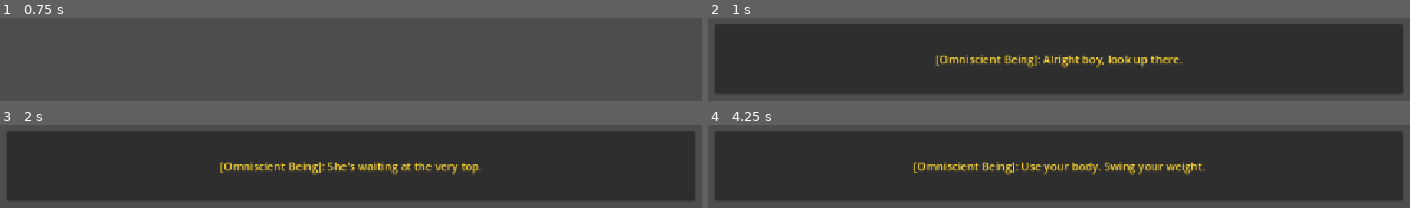
Above: before the commit, frames 1-4 (two rows, left to right).
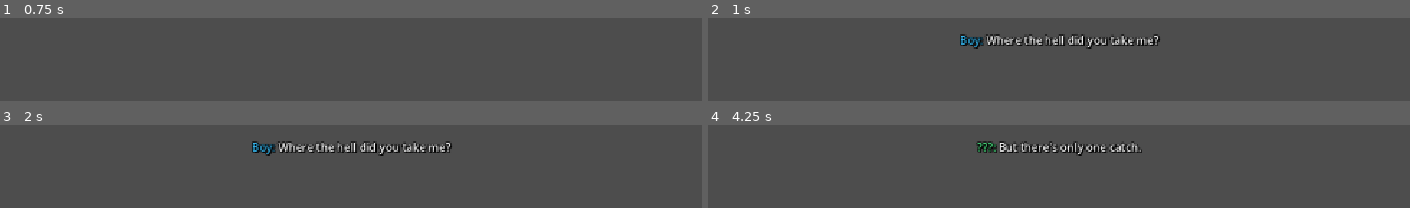
Above: after the commit, the same moments.

Repository: average4136/head-over-heels-game
Game: Godot game, scene res://Scenes/Objects/level_narration.tscn
Two runs of this game, one before a commit and one after it. Both use one fixed random seed, a clock stepped at 60 frames per second and the inputs below. This scene is started directly instead of the project's main scene.
Inputs:
- Up to frame 1 (0.75 s): tap Enter (ui_accept) at 0.5 s; hold D (move_right) from 0.53 s (still down)
- Up to frame 2 (1 s): keep holding D (move_right); tap Space (jump) at 0.77 s
- Up to frame 3 (2 s): keep holding D (move_right); tap Enter (ui_accept) at 1.25 s; tap Space (jump) at 1.52 s
- Up to frame 4 (4.25 s): release D (move_right) at 2.03 s; hold A (move_left) 2.03-2.78 s; tap Enter (ui_accept) at 2.75, 3.5 s; hold D (move_right) from 2.78 s (still down); tap Space (jump) at 3.02, 3.77 s

Frame 1 is identical in both runs. In frame 2, 80% of the frame differs, in the area x 0-100%, y 7-91%; in frame 3, 80%; in frame 4, 80%.

Commit message:
Cutscene and prelude updates

Diff:
--- a/Scenes/Cutscenes/opening_cutscene.tscn
+++ b/Scenes/Cutscenes/opening_cutscene.tscn
@@ -6,3 +6,19 @@
 [node name="CutscenePlayer" unique_id=1560959999 instance=ExtResource("1_bt1fc")]
 script = ExtResource("2_418q2")
 next_scene_path = "res://Scenes/prelude.tscn"
+
+[node name="CardText" parent="." index="2" unique_id=1812275407]
+anchors_preset = 12
+anchor_left = 0.0
+anchor_top = 1.0
+anchor_right = 1.0
+anchor_bottom = 1.0
+offset_left = 3.0
+offset_top = -78.0
+offset_right = 3.0
+offset_bottom = -33.0
+grow_vertical = 0
+theme_override_colors/font_shadow_color = Color(0, 0, 0, 0.627451)
+theme_override_colors/font_outline_color = Color(0, 0, 0, 1)
+theme_override_constants/shadow_offset_x = 2
+theme_override_constants/outline_size = 8
--- a/Scripts/dialogue_manager.gd
+++ b/Scripts/dialogue_manager.gd
@@ -4,8 +4,7 @@
 signal all_dialogue_finished
 
 var voice_player: AudioStreamPlayer
-var subtitle_box: PanelContainer
-var subtitle_label: Label
+var subtitle_label: RichTextLabel
 
 var line_queue: Array[Dictionary] = []
 var is_playing: bool = false
@@ -14,26 +13,41 @@
 	layer = 100 # Draws on top of everything
 
 	voice_player = AudioStreamPlayer.new()
+
+	# Verify that the "Voice" bus actually exists before setting it
+	if AudioServer.get_bus_index("Voice") != -1:
+		voice_player.bus = "Voice"
+	else:
+		push_warning("DialogueManager: Bus 'Voice' not found in Audio tab! Falling back to Master.")
+		voice_player.bus = "Master"
+
 	add_child(voice_player)
 
-	# Subtitle box styling
-	subtitle_box = PanelContainer.new()
-	subtitle_box.set_anchors_preset(Control.PRESET_BOTTOM_WIDE)
-	subtitle_box.offset_top = -130.0
-	subtitle_box.offset_bottom = -30.0
-	subtitle_box.offset_left = 80.0
-	subtitle_box.offset_right = -80.0
-	subtitle_box.visible = false
+	# Setup subtitle label
+	subtitle_label = RichTextLabel.new()
+	subtitle_label.bbcode_enabled = true
+	subtitle_label.fit_content = true
+	subtitle_label.scroll_active = false
+	subtitle_label.autowrap_mode = TextServer.AUTOWRAP_WORD
 
-	# Subtitle text styling
-	subtitle_label = Label.new()
-	subtitle_label.horizontal_alignment = HORIZONTAL_ALIGNMENT_CENTER
-	subtitle_label.vertical_alignment = VERTICAL_ALIGNMENT_CENTER
-	subtitle_label.autowrap_mode = TextServer.AUTOWRAP_WORD
-	subtitle_box.add_child(subtitle_label)
-	add_child(subtitle_box)
+	# Anchor to the bottom center of the viewport
+	subtitle_label.set_anchors_preset(Control.PRESET_BOTTOM_WIDE)
+	subtitle_label.offset_left = 120.0
+	subtitle_label.offset_right = -120.0
+	subtitle_label.offset_bottom = -45.0
+	subtitle_label.offset_top = -120.0
 
-func queue_line(speaker: String, text: String, audio: AudioStream = null, duration: float = 3.5) -> void:
+	# Text styling: Clean outline and drop shadow for maximum background contrast
+	subtitle_label.add_theme_constant_override("outline_size", 6)
+	subtitle_label.add_theme_color_override("font_outline_color", Color(0, 0, 0, 1.0))
+	subtitle_label.add_theme_constant_override("shadow_offset_x", 2)
+	subtitle_label.add_theme_constant_override("shadow_offset_y", 2)
+	subtitle_label.add_theme_color_override("font_shadow_color", Color(0, 0, 0, 0.8))
+
+	subtitle_label.visible = false
+	add_child(subtitle_label)
+
+func queue_line(speaker: String, text: String, audio: AudioStream = null, duration: float = 0.0) -> void:
 	line_queue.append({
 		"speaker": speaker,
 		"text": text,
@@ -46,31 +60,36 @@
 func _play_next() -> void:
 	if line_queue.is_empty():
 		is_playing = false
-		subtitle_box.visible = false
+		subtitle_label.visible = false
 		all_dialogue_finished.emit()
 		return
 
 	is_playing = true
 	var current = line_queue.pop_front()
 
-	# Visual formatting per speaker
-	if current["speaker"] == "narrator":
-		subtitle_label.text = "[Omniscient Being]: " + current["text"]
-		subtitle_label.modulate = Color(1.0, 0.85, 0.2) # Gold
+	# Speaker prefix colors
+	var speaker_tag: String = ""
+	if current["speaker"] == "boy":
+		speaker_tag = "[color=#38bdf8]Boy:[/color] " # Soft electric blue
+	elif current["speaker"] == "narrator":
+		speaker_tag = "[color=#4ade80]???:[/color] " # Light vibrant green
 	elif current["speaker"] == "girl":
-		subtitle_label.text = "[Girl]: " + current["text"]
-		subtitle_label.modulate = Color(1.0, 0.6, 0.8) # Pink
-	else:
-		subtitle_label.text = "[Boy]: " + current["text"]
-		subtitle_label.modulate = Color(0.9, 0.9, 1.0) # Light blue/white
+		speaker_tag = "[color=#f472b6]Girl:[/color] " # Soft pink
 
-	subtitle_box.visible = true
+	# Center aligned, colored speaker, crisp white dialogue text
+	subtitle_label.text = "[center]" + speaker_tag + "[color=#ffffff]" + current["text"] + "[/color][/center]"
+	subtitle_label.visible = true
 
 	var wait_time: float = current["duration"]
 	if current["audio"] != null:
+		print("DEBUG [DialogueManager]: Playing audio -> ", current["audio"].resource_path, " on bus -> ", voice_player.bus)
 		voice_player.stream = current["audio"]
 		voice_player.play()
 		wait_time = max(current["audio"].get_length(), wait_time)
+	else:
+		print("DEBUG [DialogueManager]: No audio passed for line: '", current["text"], "'")
+		if wait_time <= 0.0:
+			wait_time = 2.0
 
 	await get_tree().create_timer(wait_time).timeout
 	line_finished.emit(current["speaker"], current["text"])
@@ -80,4 +99,4 @@
 	voice_player.stop()
 	line_queue.clear()
 	is_playing = false
-	subtitle_box.visible = false
+	subtitle_label.visible = false
--- a/Scripts/level_narration.gd
+++ b/Scripts/level_narration.gd
@@ -1,7 +1,7 @@
 extends Node
 
 # ==============================================================================
-# PRELOADED BOY LINES (1 - 14)
+# PRELOAD BOY AUDIO (1 - 14)
 # ==============================================================================
 const BOY_1  = preload("res://Assets/downbad_voicelines/gameplay_boy_1_00086962.mp3")
 const BOY_2  = preload("res://Assets/downbad_voicelines/gameplay_boy_2_00087211.mp3")
@@ -19,7 +19,7 @@
 const BOY_14 = preload("res://Assets/downbad_voicelines/gameplay_boy_14_00091179.mp3")
 
 # ==============================================================================
-# PRELOADED NARRATOR LINES (1 - 40)
+# PRELOAD NARRATOR AUDIO (1 - 40)
 # ==============================================================================
 const NARR_1  = preload("res://Assets/downbad_voicelines/gameplay_narrator_1_00091836.mp3")
 const NARR_2  = preload("res://Assets/downbad_voicelines/gameplay_narrator_2_00092094.mp3")
@@ -51,6 +51,8 @@
 const NARR_28 = preload("res://Assets/downbad_voicelines/gameplay_narrator_28_00098129.mp3")
 const NARR_29 = preload("res://Assets/downbad_voicelines/gameplay_narrator_29_00098280.mp3")
 const NARR_30 = preload("res://Assets/downbad_voicelines/gameplay_narrator_30_00098435.mp3")
+
+# Portal ending audio lines
 const NARR_31 = preload("res://Assets/downbad_voicelines/gameplay_narrator_31_00098748.mp3")
 const NARR_32 = preload("res://Assets/downbad_voicelines/gameplay_narrator_32_00099085.mp3")
 const NARR_33 = preload("res://Assets/downbad_voicelines/gameplay_narrator_33_00099617.mp3")
@@ -62,45 +64,79 @@
 const NARR_39 = preload("res://Assets/downbad_voicelines/gameplay_narrator_39_00101179.mp3")
 const NARR_40 = preload("res://Assets/downbad_voicelines/gameplay_narrator_40_00101225.mp3")
 
-# ==============================================================================
-# EXTRA CLIPS (Optional / Easter Eggs)
-# ==============================================================================
-const SND_ALMOST_DONE = preload("res://Assets/downbad_voicelines/almost_done00102767.mp3")
-
-# ==============================================================================
-# PLAYLIST SEQUENCES
-# ==============================================================================
-# The intro climbing lines played back-to-back until the narrator wraps up:
-var intro_lines: Array[Dictionary] = [
-	{"speaker": "narrator", "audio": NARR_1, "text": "Alright boy, look up there."},
-	{"speaker": "narrator", "audio": NARR_2, "text": "She's waiting at the very top."},
-	{"speaker": "boy",      "audio": BOY_1,  "text": "How am I supposed to climb like this?"},
-	{"speaker": "narrator", "audio": NARR_3, "text": "Use your body. Swing your weight."},
-	{"speaker": "narrator", "audio": NARR_4, "text": "Good luck, boy."}
-]
-
-# Lines played when the win portal is reached:
-var ending_lines: Array[Dictionary] = [
-	{"speaker": "narrator", "audio": NARR_5, "text": "Well would you look at that. You made it."},
-	{"speaker": "boy",      "audio": BOY_2,  "text": "I... I actually reached the top!"},
-	{"speaker": "girl",     "audio": SND_ALMOST_DONE, "text": "Hey... what happened to your neck?"}
-]
-
 var portal_triggered: bool = false
 
 func _ready() -> void:
 	_hook_win_portal()
-	# Slight pause after loading before dialogue starts
-	await get_tree().create_timer(0.8).timeout
-	_play_sequence(intro_lines)
+	await get_tree().create_timer(1.0).timeout
+	_play_gameplay_intro()
 
-func _play_sequence(lines: Array[Dictionary]) -> void:
-	for line in lines:
-		# Passing 0.0 allows DialogueManager to use the audio's exact length
-		DialogueManager.queue_line(line["speaker"], line["text"], line["audio"], 0.0)
+func _play_gameplay_intro() -> void:
+	# 1. Gameplay start up to "Good luck, boy."
+	DialogueManager.queue_line("boy", "Where the hell did you take me?", BOY_1)
+	DialogueManager.queue_line("narrator", "A super secret path that will take you to that girl instantly.", NARR_1)
+	DialogueManager.queue_line("narrator", "ONCE you reach that portal.", NARR_2)
+	DialogueManager.queue_line("narrator", "But there's only one catch.", NARR_3)
+	DialogueManager.queue_line("narrator", "You have to get up there first.", NARR_4)
+	DialogueManager.queue_line("boy", "What? In this condition?", BOY_2)
+	DialogueManager.queue_line("narrator", "But of course. Nothing worth doing is easy.", NARR_5)
+	DialogueManager.queue_line("boy", "This is gonna take forever.", BOY_3)
+	DialogueManager.queue_line("narrator", "But of course.", NARR_6)
+	DialogueManager.queue_line("narrator", "Good things take time.", NARR_7)
+	DialogueManager.queue_line("boy", "You know what? You piss me off. Did you do this to me?", BOY_4)
+	DialogueManager.queue_line("boy", "Who are you?", BOY_5)
+	DialogueManager.queue_line("narrator", "I'm but a charming, omniscient, humble being,", NARR_8)
+	DialogueManager.queue_line("narrator", "gracing you with my presence. And you ask too many questions, boy.", NARR_9)
+	DialogueManager.queue_line("narrator", "You think too much,", NARR_10)
+	DialogueManager.queue_line("narrator", "which is precisely why", NARR_11)
+	DialogueManager.queue_line("narrator", "you have developed this syndrome.", NARR_12)
+	DialogueManager.queue_line("boy", "And you know that how?", BOY_6)
+	DialogueManager.queue_line("narrator", "Well,", NARR_13)
+	DialogueManager.queue_line("narrator", "because I'm a charming, omniscient, humble being.", NARR_14)
+	DialogueManager.queue_line("boy", "So you DID do this.", BOY_7)
+	DialogueManager.queue_line("narrator", "Oh take some responsibility, boy. She loves responsible men.", NARR_15)
+	DialogueManager.queue_line("boy", "Don't talk like you know her.", BOY_8)
+	DialogueManager.queue_line("narrator", "Haha, do I need to remind you who I am again?", NARR_16)
+	DialogueManager.queue_line("boy", "Please, no.", BOY_9)
+	DialogueManager.queue_line("narrator", "I guess you wouldn't believe me then if I said that", NARR_17)
+	DialogueManager.queue_line("narrator", "if you had just been out of your own head earlier", NARR_18)
+	DialogueManager.queue_line("narrator", "and actually went and asked her out,", NARR_19)
+	DialogueManager.queue_line("narrator", "it WOULD have worked out.", NARR_20)
+	DialogueManager.queue_line("boy", "What, REALLY?", BOY_10)
+	DialogueManager.queue_line("narrator", "Oh what? Now you want to believe me?", NARR_21)
+	DialogueManager.queue_line("narrator", "I was just kidding, anyways.", NARR_22)
+
+	# Silence beat: no audio file, display [...] for 2.0s
+	DialogueManager.queue_line("boy", "[...]", null, 2.0)
+
+	DialogueManager.queue_line("narrator", "Ouu, silent treatment.", NARR_23)
+	DialogueManager.queue_line("narrator", "Not a good look.", NARR_24)
+	DialogueManager.queue_line("narrator", "Look boy,", NARR_25)
+	DialogueManager.queue_line("narrator", "I know you are head over heels for her.", NARR_26)
+	DialogueManager.queue_line("narrator", "I mean", NARR_27)
+	DialogueManager.queue_line("narrator", "how down bad can you be to ACTUALLY agree to going on this treacherous journey", NARR_28)
+	DialogueManager.queue_line("narrator", "for a single girl.", NARR_29)
+	DialogueManager.queue_line("boy", "Shut it.", BOY_11)
+	DialogueManager.queue_line("narrator", "Fine, I will.", NARR_30)
+	# (NARR_31 is the "Good luck, boy." wrap-up before silence)
+	DialogueManager.queue_line("narrator", "Good luck, boy.", NARR_31)
+
+func _play_portal_ending() -> void:
+	DialogueManager.stop_dialogue()
+
+	DialogueManager.queue_line("narrator", "Wow, you made it boy!", NARR_32)
+	DialogueManager.queue_line("boy", "Yeah, yeah, will you cure me now?", BOY_12)
+	DialogueManager.queue_line("narrator", "Hmm, you've gotten really good with that head, though. I feel like you should keep it.", NARR_33)
+	DialogueManager.queue_line("boy", "*sigh*", BOY_13)
+	DialogueManager.queue_line("narrator", "You are no fun. You know that, right?", NARR_34)
+	DialogueManager.queue_line("narrator", "Fine.", NARR_35)
+	DialogueManager.queue_line("narrator", "Walk through that portal.", NARR_36)
+	DialogueManager.queue_line("narrator", "But listen to me.", NARR_37)
+	DialogueManager.queue_line("narrator", "I cannot guarantee your syndrome to be fixed.", NARR_38)
+	DialogueManager.queue_line("narrator", "That is the truth. It's all up to you.", NARR_39)
+	DialogueManager.queue_line("boy", "Wait, what?", BOY_14)
 
 func _hook_win_portal() -> void:
-	# Automatically connects to your win portal Area2D in game.tscn
 	var portal = get_tree().root.find_child("*portal*", true, false)
 	if portal and portal.has_signal("body_entered"):
 		portal.body_entered.connect(_on_portal_reached)
@@ -108,7 +144,6 @@
 func _on_portal_reached(body: Node) -> void:
 	if portal_triggered:
 		return
-
 	if "Guy" in body.name or body.is_in_group("player"):
 		portal_triggered = true
-		_play_sequence(ending_lines)
+		_play_portal_ending()
--- a/Scripts/prelude_controller.gd
+++ b/Scripts/prelude_controller.gd
@@ -4,22 +4,21 @@
 
 @onready var eye_fade: ColorRect = $"../CanvasLayer/EyeFade"
 
-# --- Prelude Voice Lines (MP3) ---
-const SND_PRELUDE_BOY_1 = preload("res://Assets/downbad_voicelines/prelude_boy_1_00086363.mp3")
-const SND_PRELUDE_BOY_2 = preload("res://Assets/downbad_voicelines/prelude_boy_2_00086593.mp3")
-const SND_PRELUDE_BOY_3 = preload("res://Assets/downbad_voicelines/prelude_boy_3_00086760.mp3")
+# Preloaded Prelude Lines (MP3)
+const BOY_P1 = preload("res://Assets/downbad_voicelines/prelude_boy_1.mp3")
+const BOY_P2 = preload("res://Assets/downbad_voicelines/prelude_boy_2_00086593.mp3")
+const BOY_P3 = preload("res://Assets/downbad_voicelines/prelude_boy_3_00086760.mp3")
 
-const SND_PRELUDE_NARRATOR_1 = preload("res://Assets/downbad_voicelines/prelude_narrator_1_00091427.mp3")
-const SND_PRELUDE_NARRATOR_2 = preload("res://Assets/downbad_voicelines/prelude_narrator_2_00091519.mp3")
-const SND_PRELUDE_NARRATOR_3 = preload("res://Assets/downbad_voicelines/prelude_narrator_3_00091601.mp3")
-const SND_PRELUDE_NARRATOR_4 = preload("res://Assets/downbad_voicelines/prelude_narrator_4_00091667.mp3")
-const SND_PRELUDE_NARRATOR_5 = preload("res://Assets/downbad_voicelines/prelude_narrator_5_00091725.mp3")
+const NARR_P1 = preload("res://Assets/downbad_voicelines/prelude_narrator_1_00091427.mp3")
+const NARR_P2 = preload("res://Assets/downbad_voicelines/prelude_narrator_2_00091519.mp3")
+const NARR_P3 = preload("res://Assets/downbad_voicelines/prelude_narrator_3_00091601.mp3")
+const NARR_P4 = preload("res://Assets/downbad_voicelines/prelude_narrator_4_00091667.mp3")
+const NARR_P5 = preload("res://Assets/downbad_voicelines/prelude_narrator_5_00091725.mp3")
 
 func _ready() -> void:
 	_setup_prelude_camera()
 	_setup_drooping_head()
 
-	# Start with black screen, then fade into the world
 	if eye_fade:
 		eye_fade.modulate.a = 1.0
 		eye_fade.visible = true
@@ -34,10 +33,8 @@
 	var guy = $"../Guy"
 	if not guy:
 		return
-
 	var head = guy.find_child("Head", true, false) as RigidBody2D
 	var body = guy.find_child("Body", true, false) as RigidBody2D
-
 	if head and body:
 		head.rotation = 1.57
 		head.global_position = body.global_position + Vector2(45.0, 20.0)
@@ -48,41 +45,33 @@
 	var guy = $"../Guy"
 	if not guy:
 		return
-
 	var guy_cam = guy.find_child("*Camera*", true, false) as Camera2D
 	if guy_cam:
 		guy_cam.enabled = true
 		guy_cam.make_current()
-
-		# Disable vertical drag and position Guy cleanly above the dialogue
 		guy_cam.drag_vertical_enabled = false
 		guy_cam.drag_vertical_offset = 0.0
 		guy_cam.offset = Vector2(0, 90)
-
-		# Allow horizontal movement and unclamp limits
 		guy_cam.drag_horizontal_enabled = true
 		guy_cam.limit_left = -10000000
 		guy_cam.limit_right = 10000000
 		guy_cam.limit_top = -10000000
 		guy_cam.limit_bottom = 10000000
-
-		# Zoomed out view
 		guy_cam.zoom = Vector2(0.8, 0.8)
 		guy_cam.reset_smoothing()
 
 func _play_prelude() -> void:
 	await get_tree().create_timer(0.5).timeout
 
-	DialogueManager.queue_line("boy", "what the-", SND_PRELUDE_BOY_1, 0.0)
-	DialogueManager.queue_line("boy", "MY HEAD", SND_PRELUDE_BOY_2, 0.0)
-	DialogueManager.queue_line("narrator", "dont be so down, i know how to fix you", SND_PRELUDE_NARRATOR_1, 0.0)
-	DialogueManager.queue_line("boy", "wh-who are you?", SND_PRELUDE_BOY_3, 0.0)
-	DialogueManager.queue_line("narrator", "pay no mind to that for now, be a good boy and listen", SND_PRELUDE_NARRATOR_2, 0.0)
-	DialogueManager.queue_line("narrator", "you want to talk to that girl right?", SND_PRELUDE_NARRATOR_3, 0.0)
-	DialogueManager.queue_line("narrator", "WHA", SND_PRELUDE_NARRATOR_4, 0.0)
-	DialogueManager.queue_line("narrator", "You need not be ashamed, here's what you must do", SND_PRELUDE_NARRATOR_5, 0.0)
+	DialogueManager.queue_line("boy", "What the? My head", BOY_P1)
+	DialogueManager.queue_line("narrator", "Don't be so down. I know how to fix you.", NARR_P1)
+	DialogueManager.queue_line("boy", "And who are you?", BOY_P2)
+	DialogueManager.queue_line("narrator", "Pay no mind to that for now.", NARR_P2)
+	DialogueManager.queue_line("narrator", "You want to talk to that girl, right?", NARR_P3)
+	DialogueManager.queue_line("boy", "WHA", BOY_P3)
+	DialogueManager.queue_line("narrator", "You need not be ashamed.", NARR_P4)
+	DialogueManager.queue_line("narrator", "Here's what you must do.", NARR_P5)
 
-	# When dialogue completes, warp to the climb map
 	await DialogueManager.all_dialogue_finished
 	teleport_to_climb()
 
--- /dev/null
+++ b/default_bus_layout.tres
@@ -0,0 +1,21 @@
+[gd_resource type="AudioBusLayout" format=3 uid="uid://027hqydkot6p"]
+
+[resource]
+bus/1/name = &"Voice"
+bus/1/solo = false
+bus/1/mute = false
+bus/1/bypass_fx = false
+bus/1/volume_db = -7.268511
+bus/1/send = &"Master"
+bus/2/name = &"Music"
+bus/2/solo = false
+bus/2/mute = false
+bus/2/bypass_fx = false
+bus/2/volume_db = 0.0
+bus/2/send = &"Master"
+bus/3/name = &"SFX"
+bus/3/solo = false
+bus/3/mute = false
+bus/3/bypass_fx = false
+bus/3/volume_db = 0.0
+bus/3/send = &"Master"
Not shown, added: Assets/downbad_voicelines/prelude_boy_1.mp3.import
Not shown, removed: Assets/downbad_voicelines/prelude_boy_1_00086363.mp3.import
Not shown, changed: Assets/.DS_Store
Not shown, added: Assets/downbad_voicelines/prelude_boy_1.mp3
Not shown, removed: Assets/downbad_voicelines/prelude_boy_1_00086363.mp3
